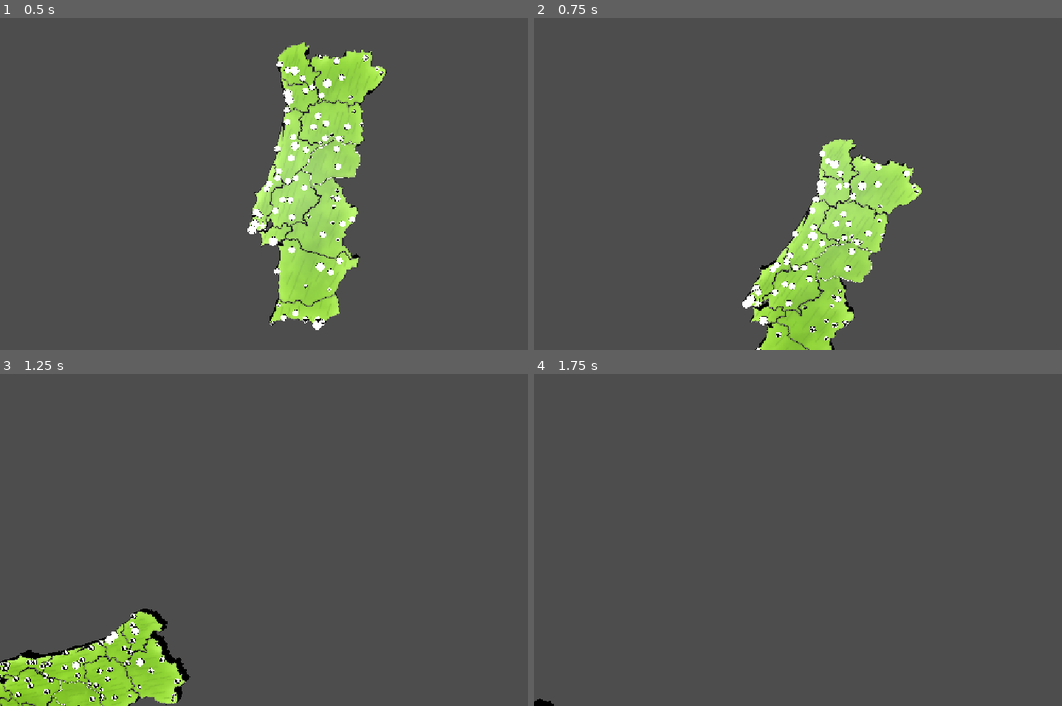
Above: before the commit, frames 1-4 (two rows, left to right).
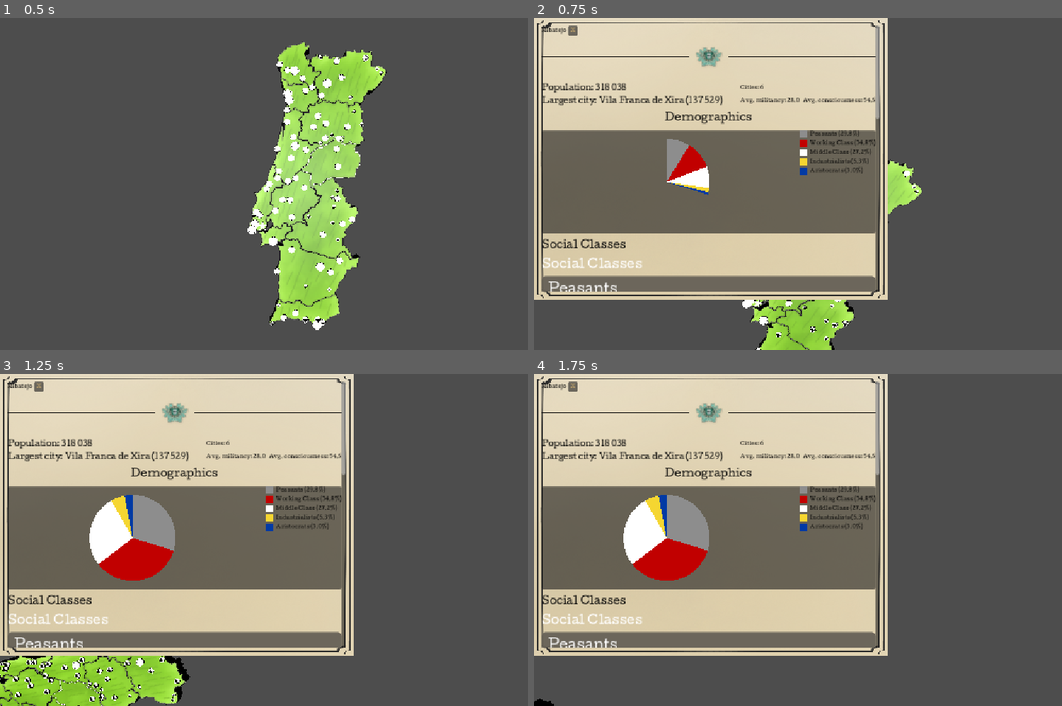
Above: after the commit, the same moments.

Repository: Rleite21/To-Govern-a-Storm--PROPER-
Game: Godot game, scene res://tscn/Portugal Map.tscn
Same seed, same stepped clock (60 frames per second), same inputs: the game is played once before the commit and once after it.
Inputs (mouse positions are in pixels of both pictures, inside the frame that each line leads up to):
- Up to frame 1 (0.5 s): no input
- Up to frame 2 (0.75 s): tap Enter at 0.5 s; move the mouse to (798, 250) at 0.52 s; hold W from 0.53 s (still down); hold Q from 0.53 s (still down); click (798, 250) at 0.67 s
- Up to frame 3 (1.25 s): keep holding W; keep holding Q; tap Space at 0.77 s
- Up to frame 4 (1.75 s): keep holding W; move the mouse to (1009, 589) at 1.27 s; release Q at 1.28 s; tap E at 1.35 s; tap Space at 1.52 s

Frame 1 is identical in both runs. In frame 2, 54% of the frame differs, in the area x 0-67%, y 0-85%; in frame 3, 54%; in frame 4, 54%.

Commit message:
Provinces

Diff:
--- a/Controllers/Map_Controller.gd
+++ b/Controllers/Map_Controller.gd
@@ -2,9 +2,16 @@
 
 @onready var camera: Camera3D = $Camera3D
 @export var city_tab: CityTab
+@export var province_tab: ProvinceTab
 
 var selected_province: Province
 var selected_city: City
+
+
+func _ready() -> void:
+	province_tab.closed.connect(_on_province_tab_closed)
+	province_tab.city_selected.connect(_select_city)
+
 
 func _unhandled_input(event: InputEvent) -> void:
 	if event is InputEventMouseButton and event.pressed and event.button_index == MOUSE_BUTTON_LEFT:
@@ -30,6 +37,7 @@
 		else:
 			_clear_selection()
 
+
 # Sobe a árvore a partir do collider até encontrar um City
 func _find_city(node: Node) -> City:
 	while node != null:
@@ -37,6 +45,7 @@
 			return node
 		node = node.get_parent()
 	return null
+
 
 # Sobe a árvore a partir do collider até encontrar uma Province
 func _find_province(node: Node) -> Province:
@@ -46,21 +55,27 @@
 		node = node.get_parent()
 	return null
 
+
 func _clear_selection() -> void:
 	if selected_city == null and selected_province == null:
 		return
 	selected_city = null
 	selected_province = null
+	province_tab.visible = false
+	city_tab.visible = false
 	print("Selection cleared")
 
+
 func _select_province(province: Province) -> void:
-	if selected_province == province and selected_city == null:
+	if selected_province == province and selected_city == null and province_tab.visible:
 		return
 	selected_city = null  # só um pode estar selecionado
 	selected_province = province
 	print("Selected: ", province.name)
-	print("-" + province.get_province_name() + " has population of ", province.get_pop())
-	province.print_cities()
+
+	city_tab.visible = false
+	province_tab.show_province(province)
+
 
 func _select_city(city: City) -> void:
 	if selected_city == city and selected_province == null and city_tab.visible:
@@ -69,7 +84,12 @@
 	selected_city = city
 	print("City selected: ", city.city_name)
 
+	province_tab.visible = false
 	if city.data != null:
 		city_tab.show_city(city.data)
 	else:
 		push_warning("'%s': sem CityData" % city.name)
+
+
+func _on_province_tab_closed() -> void:
+	selected_province = null
--- a/UI/Province/province_tab.gd
+++ b/UI/Province/province_tab.gd
@@ -6,7 +6,11 @@
 
 const MAIN_VBOX := "MarginContainer/ScrollContainer/VBox/"
 const CHARTS_VBOX := "MarginContainer/ScrollContainer/VBox/ChartsBox/"
+
 const TEXT_COLOR := Color.WHITE
+const CARD_BG := Color(0.40, 0.38, 0.34, 0.95)
+const BAR_BG := Color(0.28, 0.27, 0.24)
+const BAR_FILL := Color(0.62, 0.61, 0.58)
 
 @onready var name_label: Label = get_node(MAIN_VBOX + "Header/NameLabel")
 @onready var close_button: Button = get_node(MAIN_VBOX + "Header/CloseButton")
@@ -55,6 +59,8 @@
 	visible = false
 	closed.emit()
 
+
+# ---------------------------------------------------------------- Stats
 
 func _fill_stats(census: ProvinceCensus) -> void:
 	population_label.text = "Population: %s" % _fmt_int(census.population)
@@ -66,6 +72,8 @@
 	average_label.text = "Avg. militancy: %.1f   Avg. consciousness: %.1f" % [census.avg_militancy, census.avg_consciousness]
 
 
+# ---------------------------------------------------------------- Chart
+
 func _fill_chart(census: ProvinceCensus) -> void:
 	var values := {}
 	for type in census.class_population:
@@ -73,19 +81,103 @@
 	demographics_chart.set_values_by_key(values, SocialClassEnums.type_to_string, true)
 
 
+# ---------------------------------------------------------------- Classes
+
 func _fill_classes(census: ProvinceCensus) -> void:
 	_clear(classes_box)
-	classes_box.add_child(_label("Social classes", 17))
+	classes_box.add_theme_constant_override("separation", 8)
+	classes_box.add_child(_label("Social Classes", 24))
+
 	for type in SocialClassEnums.Type.values():
-		var line := "%s: %s (%.1f%%)  |  Militancy %.1f  |  Consciousness %.1f" % [
+		classes_box.add_child(_class_card(
 			SocialClassEnums.type_to_string(type),
-			_fmt_int(census.class_population[type]),
-			census.class_share[type] * 100.0,
+			census.class_population[type],
+			census.class_share[type],
+			census.class_consciousness[type],
 			census.class_militancy[type],
-			census.class_consciousness[type],
-		]
-		classes_box.add_child(_label(line))
-
+		))
+
+
+func _class_card(title: String, population: int, share: float, consciousness: float, militancy: float) -> Control:
+	var card := PanelContainer.new()
+	card.size_flags_horizontal = Control.SIZE_EXPAND_FILL
+
+	var style := StyleBoxFlat.new()
+	style.bg_color = CARD_BG
+	style.set_corner_radius_all(8)
+	style.set_content_margin_all(12)
+	card.add_theme_stylebox_override("panel", style)
+
+	var vbox := VBoxContainer.new()
+	vbox.add_theme_constant_override("separation", 6)
+	card.add_child(vbox)
+
+	vbox.add_child(_label(title, 26))
+	vbox.add_child(HSeparator.new())
+
+	vbox.add_child(_text_row("Population", "%s (%.1f%%)" % [_fmt_int(population), share * 100.0]))
+	vbox.add_child(_bar_row("Consciousness", consciousness))
+	vbox.add_child(_bar_row("Militancy", militancy))
+
+	return card
+
+
+func _text_row(left: String, right: String) -> Control:
+	var row := HBoxContainer.new()
+
+	var l := _label(left)
+	l.autowrap_mode = TextServer.AUTOWRAP_OFF
+	l.size_flags_horizontal = Control.SIZE_EXPAND_FILL
+	row.add_child(l)
+
+	var r := _label(right)
+	r.autowrap_mode = TextServer.AUTOWRAP_OFF
+	r.size_flags_horizontal = Control.SIZE_SHRINK_END
+	r.horizontal_alignment = HORIZONTAL_ALIGNMENT_RIGHT
+	row.add_child(r)
+
+	return row
+
+func _bar_row(label_text: String, value: float) -> Control:
+	var row := HBoxContainer.new()
+	row.add_theme_constant_override("separation", 10)
+
+	var l := _label(label_text)
+	l.autowrap_mode = TextServer.AUTOWRAP_OFF
+	l.size_flags_horizontal = Control.SIZE_FILL
+	l.custom_minimum_size.x = 120
+	row.add_child(l)
+
+	var bar := ProgressBar.new()
+	bar.min_value = 0
+	bar.max_value = 100
+	bar.value = value
+	bar.show_percentage = false
+	bar.size_flags_horizontal = Control.SIZE_EXPAND_FILL
+	bar.size_flags_vertical = Control.SIZE_SHRINK_CENTER
+	bar.custom_minimum_size = Vector2(60, 16)
+
+	var bg := StyleBoxFlat.new()
+	bg.bg_color = BAR_BG
+	bg.set_corner_radius_all(8)
+	var fill := StyleBoxFlat.new()
+	fill.bg_color = BAR_FILL
+	fill.set_corner_radius_all(8)
+	bar.add_theme_stylebox_override("background", bg)
+	bar.add_theme_stylebox_override("fill", fill)
+	row.add_child(bar)
+
+	var v := _label("%.1f" % value)
+	v.autowrap_mode = TextServer.AUTOWRAP_OFF
+	v.size_flags_horizontal = Control.SIZE_FILL
+	v.custom_minimum_size.x = 50
+	v.horizontal_alignment = HORIZONTAL_ALIGNMENT_RIGHT
+	row.add_child(v)
+
+	return row
+
+
+# ---------------------------------------------------------------- Traits
 
 func _fill_traits(data: ProvinceData) -> void:
 	_clear(traits_box)
@@ -104,6 +196,8 @@
 			traits_box.add_child(_label("• %s [%s]" % [e.get_display_name(), ProvinceTraitEntry.Strength.keys()[e.strength].capitalize()]))
 
 
+# ---------------------------------------------------------------- Cities
+
 func _fill_cities(province: Province) -> void:
 	_clear(cities_box)
 	cities_box.add_child(_label("Cities", 17))
@@ -113,9 +207,13 @@
 		var btn := Button.new()
 		btn.text = "%s (%s)" % [city_name, _fmt_int(city.population)]
 		btn.alignment = HORIZONTAL_ALIGNMENT_LEFT
+		btn.clip_text = true
+		btn.size_flags_horizontal = Control.SIZE_EXPAND_FILL
 		btn.pressed.connect(func(): city_selected.emit(city))
 		cities_box.add_child(btn)
 
+
+# ---------------------------------------------------------------- Helpers
 
 func _clear(box: Container) -> void:
 	for c in box.get_children():
@@ -126,6 +224,8 @@
 func _label(text: String, font_size: int = 0) -> Label:
 	var l := Label.new()
 	l.text = text
+	l.autowrap_mode = TextServer.AUTOWRAP_WORD_SMART
+	l.size_flags_horizontal = Control.SIZE_EXPAND_FILL
 	l.add_theme_color_override("font_color", TEXT_COLOR)
 	if font_size > 0:
 		l.add_theme_font_size_override("font_size", font_size)
--- a/tscn/Portugal Map.tscn
+++ b/tscn/Portugal Map.tscn
@@ -6,9 +6,9 @@
 [ext_resource type="Script" uid="uid://5u4y0so43u03" path="res://Entity/National/Province/Province.gd" id="4_5bs6h"]
 [ext_resource type="Resource" uid="uid://damolcyvw1a0p" path="res://Data/tres/Provinces/Ribatejo_Data.tres" id="5_cgvin"]
 [ext_resource type="ArrayMesh" uid="uid://b8y16extl1nyy" path="res://meshes/provinces/Portugal Map_Ribatejo.res" id="6_5a8bk"]
-[ext_resource type="Script" uid="uid://rnirco77fg5i" path="res://Entity/National/City/city.gd" id="7_boprf"]
+[ext_resource type="Script" uid="uid://rnirco77fg5i" path="res://Entity/National/City/City.gd" id="7_boprf"]
 [ext_resource type="Script" uid="uid://b7ybj3s8rlcba" path="res://Data/Data Scripts/city_data.gd" id="8_gau84"]
-[ext_resource type="Script" uid="uid://xjki6jn4tmpj" path="res://Entity/Economy/sector_specialization.gd" id="9_iwx5t"]
+[ext_resource type="Script" uid="uid://xjki6jn4tmpj" path="res://Entity/Economy/Sector_Specialization.gd" id="9_iwx5t"]
 [ext_resource type="Resource" uid="uid://b37m4dpplnjug" path="res://Data/tres/Provinces/Douro_Litoral_Data.tres" id="10_vnma1"]
 [ext_resource type="ArrayMesh" uid="uid://bb7ksc6dfsv5w" path="res://meshes/provinces/Portugal Map_Douro Litoral.res" id="11_hqn7d"]
 [ext_resource type="Resource" uid="uid://dfyx4kddrlkkl" path="res://Data/tres/Provinces/P_Setubal_Data.tres" id="12_oorhn"]
@@ -34,6 +34,7 @@
 [ext_resource type="Script" uid="uid://c7yj6wogtp264" path="res://city_model_spawner.gd" id="32_obkjf"]
 [ext_resource type="Resource" uid="uid://buwtujvkdo5y7" path="res://Data/tres/city_models.tres" id="33_l65r0"]
 [ext_resource type="PackedScene" uid="uid://cisd305cg8krh" path="res://tscn/UI/City_Tab.tscn" id="34_843hb"]
+[ext_resource type="PackedScene" uid="uid://b7b68edgpiyn1" path="res://tscn/UI/Province_Tab.tscn" id="35_6q2uf"]
 
 [sub_resource type="Resource" id="Resource_y4s44"]
 script = ExtResource("9_iwx5t")
@@ -630,21 +631,6 @@
 society = 390
 traits = Array[int]([9, 10, 11, 12, 14, 6, 2, 7])
 
-[sub_resource type="Resource" id="Resource_salhf"]
-script = ExtResource("9_iwx5t")
-
-[sub_resource type="Resource" id="Resource_eifag"]
-script = ExtResource("8_gau84")
-city_name = "Seia"
-map_position = Vector3(0.51589906, 0.15500642, -0.78985304)
-description = "Nestled on the northern slopes of the Serra da Estrela, Seia looks towards Portugal's highest mainland mountains, where harsh winters, steep valleys and scattered settlements shape a demanding rural existence. Sheep farming, dairy production, wool working and mountain agriculture sustain the local economy, while traditional crafts connect its inhabitants to wider regional markets. Catholic festivals and village customs remain central to communal life, and the influence of the clergy and established local families is considerable. The Republic's promises of secular education and modern administration are tempered by the realities of poverty, difficult transport and seasonal work. For many residents, political ideologies matter less than land, family and livelihood. Yet the growth of commerce and industry in the surrounding region slowly introduces new social aspirations into this mountain society."
-province_name = "Beira Baixa"
-tier = 2
-population = 21597
-specializations = Array[ExtResource("9_iwx5t")]([SubResource("Resource_salhf")])
-society = 14464
-traits = Array[int]([10])
-
 [sub_resource type="Resource" id="Resource_fxduh"]
 script = ExtResource("8_gau84")
 city_name = "Castelo Branco"
@@ -831,6 +817,21 @@
 density = 2
 society = 5312
 traits = Array[int]([1, 12, 11, 10])
+
+[sub_resource type="Resource" id="Resource_salhf"]
+script = ExtResource("9_iwx5t")
+
+[sub_resource type="Resource" id="Resource_eifag"]
+script = ExtResource("8_gau84")
+city_name = "Seia"
+map_position = Vector3(0.51589906, 0.15500642, -0.78985304)
+description = "Nestled on the northern slopes of the Serra da Estrela, Seia looks towards Portugal's highest mainland mountains, where harsh winters, steep valleys and scattered settlements shape a demanding rural existence. Sheep farming, dairy production, wool working and mountain agriculture sustain the local economy, while traditional crafts connect its inhabitants to wider regional markets. Catholic festivals and village customs remain central to communal life, and the influence of the clergy and established local families is considerable. The Republic's promises of secular education and modern administration are tempered by the realities of poverty, difficult transport and seasonal work. For many residents, political ideologies matter less than land, family and livelihood. Yet the growth of commerce and industry in the surrounding region slowly introduces new social aspirations into this mountain society."
+province_name = "Beira Baixa"
+tier = 2
+population = 21597
+specializations = Array[ExtResource("9_iwx5t")]([SubResource("Resource_salhf")])
+society = 14464
+traits = Array[int]([10])
 
 [sub_resource type="Resource" id="Resource_dbnuf"]
 script = ExtResource("8_gau84")
@@ -1168,10 +1169,11 @@
 script = ExtResource("8_gau84")
 city_name = "Vila Real"
 
-[node name="PortugalMap" type="Node3D" unique_id=234336860 node_paths=PackedStringArray("city_tab")]
+[node name="PortugalMap" type="Node3D" unique_id=234336860 node_paths=PackedStringArray("city_tab", "province_tab")]
 transform = Transform3D(4, 0, 0, 0, 4, 0, 0, 0, 4, 0, 0, 0)
 script = ExtResource("1_wr50m")
 city_tab = NodePath("CityTab")
+province_tab = NodePath("ProvinceTab")
 
 [node name="Camera3D" type="Camera3D" parent="." unique_id=241464538]
 transform = Transform3D(0.25, 0, 0, 0, -1.0927847e-08, 0.25, 0, -0.25, -1.0927847e-08, 0, 0.97302246, 0)
@@ -1558,15 +1560,6 @@
 transform = Transform3D(0.0009765625, 0, 0, 0, 0.0009765625, 0, 0, 0, 0.0009765625, 0, 0, 0)
 mesh = ExtResource("21_3klkf")
 
-[node name="Seia" type="Node3D" parent="Portugal/Provinces/Beira Baixa" unique_id=1123387739]
-transform = Transform3D(0.0009765625, 0, 0, 0, 0.0009765625, 0, 0, 0, 0.0009765625, 0, 0, 0)
-script = ExtResource("7_boprf")
-data = SubResource("Resource_eifag")
-
-[node name="Seia" type="Marker3D" parent="Portugal/Provinces/Beira Baixa/Seia" unique_id=2057036629]
-transform = Transform3D(1, 0, 0, 0, 1, 0, 0, 0, 1, 0.51589906, 0.15500642, -0.78985304)
-gizmo_extents = 0.15
-
 [node name="Castelo Branco" type="Node3D" parent="Portugal/Provinces/Beira Baixa" unique_id=294706588]
 transform = Transform3D(0.0001953125, 0, 0, 0, 0.0001953125, 0, 0, 0, 0.0001953125, 0.0007005454, -0.00022242888, -0.0002797545)
 script = ExtResource("7_boprf")
@@ -1693,6 +1686,15 @@
 transform = Transform3D(1, 0, 0, 0, 1, 0, 0, 0, 1, 0.89023495, 0.15500642, -0.98585796)
 gizmo_extents = 0.15
 
+[node name="Seia" type="Node3D" parent="Portugal/Provinces/Beira Alta" unique_id=1123387739]
+transform = Transform3D(0.00390625, 0, 0, 0, 0.00390625, 0, 0, 0, 0.00390625, 0, 0, 0)
+script = ExtResource("7_boprf")
+data = SubResource("Resource_eifag")
+
+[node name="Seia" type="Marker3D" parent="Portugal/Provinces/Beira Alta/Seia" unique_id=2057036629]
+transform = Transform3D(1, 0, 0, 0, 1, 0, 0, 0, 1, 0.51589906, 0.15500642, -0.78985304)
+gizmo_extents = 0.15
+
 [node name="Baixo Alentejo" type="Node3D" parent="Portugal/Provinces" unique_id=638531593]
 transform = Transform3D(64, 0, 0, 0, 64, 0, 0, 0, 64, 0, 0, 0)
 script = ExtResource("4_5bs6h")
@@ -2002,3 +2004,6 @@
 model_set = ExtResource("33_l65r0")
 
 [node name="CityTab" parent="." unique_id=1226605598 instance=ExtResource("34_843hb")]
+visible = false
+
+[node name="ProvinceTab" parent="." unique_id=808472461 instance=ExtResource("35_6q2uf")]
--- a/tscn/UI/City_Tab.tscn
+++ b/tscn/UI/City_Tab.tscn
@@ -130,20 +130,12 @@
 size_flags_horizontal = 3
 size_flags_vertical = 3
 palette = PackedColorArray(0.55295557, 0.55295557, 0.55295545, 1, 0.76020277, 3.706068e-06, 4.813075e-07, 1, 8.609527,  …(215 unchanged characters)…
-spawn_enabled = true
-spawn_parent = NodePath("")
-replace_previous = true
-spawn_at_cursor = false
 
 [node name="EconomyChart" parent="MarginContainer/ScrollContainer/VBox/ChartsBox" unique_id=353517851 instance=ExtResource("3_qgd44")]
 layout_mode = 2
 size_flags_horizontal = 3
 size_flags_vertical = 3
 palette = PackedColorArray(0.38431373, 0.41960785, 0.45882353, 1, 0.83137256, 0.6745098, 0.19607843, 1, 0.22352941, 0.4 …(258 unchanged characters)…
-spawn_enabled = true
-spawn_parent = NodePath("")
-replace_previous = true
-spawn_at_cursor = false
 
 [node name="Label" type="Label" parent="MarginContainer/ScrollContainer/VBox" unique_id=178555464]
 layout_mode = 2
--- a/tscn/UI/Province_Tab.tscn
+++ b/tscn/UI/Province_Tab.tscn
@@ -22,10 +22,12 @@
 font_size = 20
 font_color = Color(0.012617188, 0.012617188, 0.012617188, 1)
 
-[node name="CityTab" type="PanelContainer" unique_id=808472461]
+[node name="ProvinceTab" type="PanelContainer" unique_id=808472461]
+clip_contents = true
 anchors_preset = -1
 anchor_right = 0.35
 anchor_bottom = 0.85
+size_flags_vertical = 3
 script = ExtResource("1_qg7da")
 
 [node name="MarginContainer" type="MarginContainer" parent="." unique_id=354473496]
@@ -39,6 +41,7 @@
 layout_mode = 2
 mouse_filter = 0
 theme = ExtResource("2_cl7xf")
+horizontal_scroll_mode = 0
 
 [node name="VBox" type="VBoxContainer" parent="MarginContainer/ScrollContainer" unique_id=11513643]
 layout_mode = 2
@@ -59,6 +62,9 @@
 text = "X"
 
 [node name="HSeparator" parent="MarginContainer/ScrollContainer/VBox" unique_id=2121820605 instance=ExtResource("3_soonb")]
+layout_mode = 2
+
+[node name="DescriptionLabel" type="RichTextLabel" parent="MarginContainer/ScrollContainer/VBox" unique_id=1272252094]
 layout_mode = 2
 
 [node name="Stats" type="GridContainer" parent="MarginContainer/ScrollContainer/VBox" unique_id=498628557]
